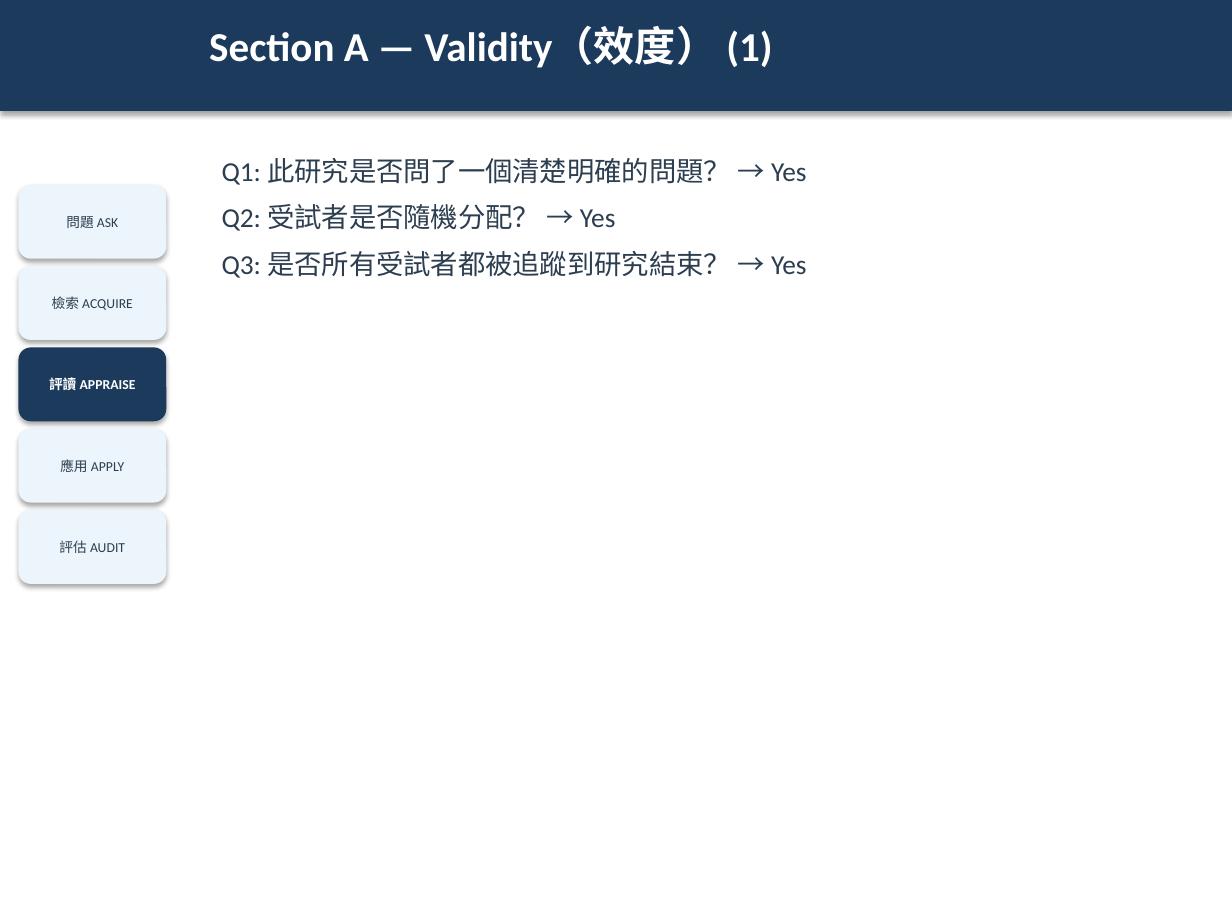
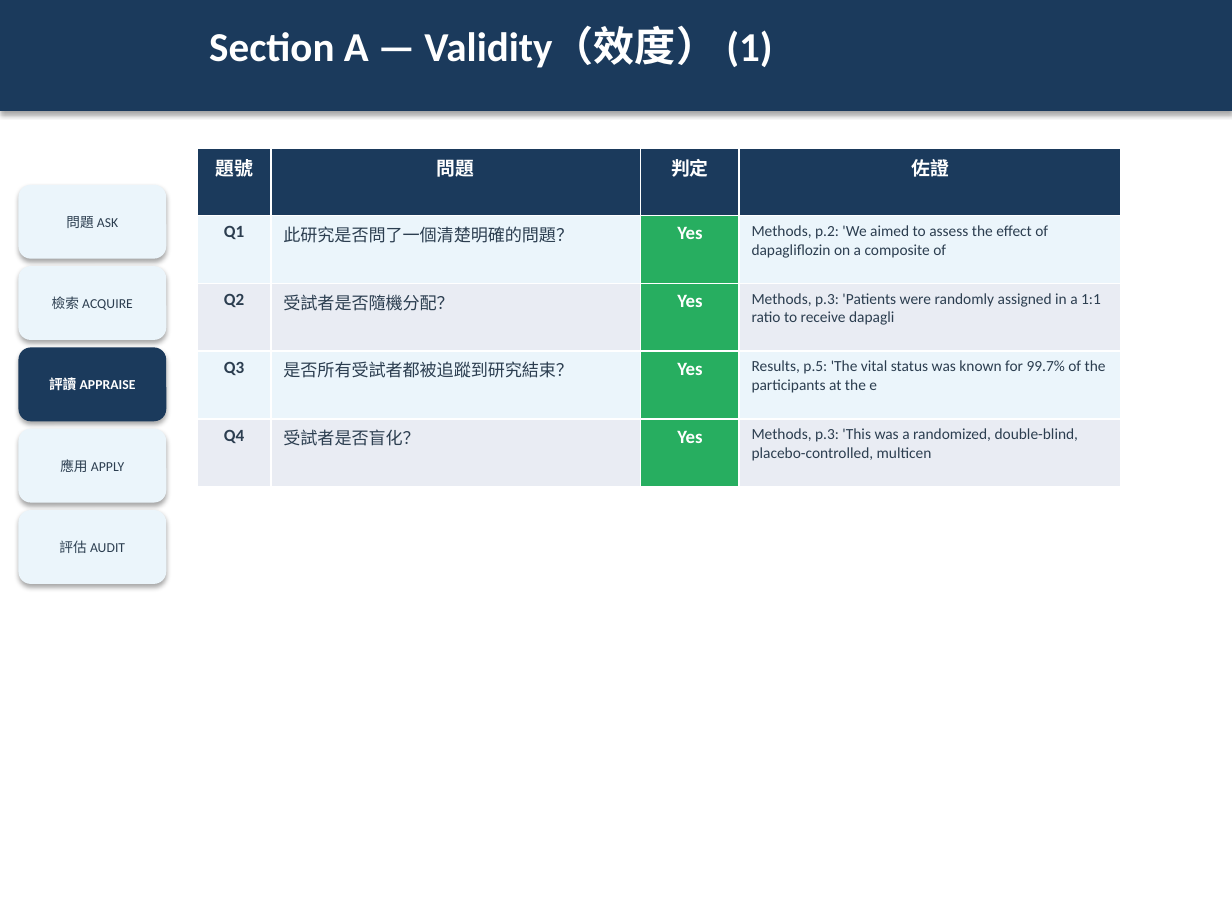
Before and after one commit to platypus31/ebm-report-pipeline, a slide deck: slide 24 of projects/example-sglt2i-ckd/06_slides/ebm-report.pptx (slide 11 before the commit). Drawn at 1232x924 pixels with LibreOffice and Linux fonts; fonts in the diff are those of the drawing. Boxes give left, top, right and bottom in pixels: in the first picture for what was removed or moved away, otherwise in the second. Text is boxed around its words. In the diff, an @@ line names an element or a change of style, - is before the commit and + after.

```diff
--- a/projects/example-sglt2i-ckd/06_slides/ebm-report.pptx
+++ b/projects/example-sglt2i-ckd/06_slides/ebm-report.pptx
@@ table added at <box>197,148,1121,487</box>, 5 rows, 4 columns @@
+題號 | 問題 | 判定 | 佐證
+Q1 | 此研究是否問了一個清楚明確的問題？ | Yes | Methods, p.2: 'We aimed to assess the effect of dapagliflozin on a composite of
+Q2 | 受試者是否隨機分配？ | Yes | Methods, p.3: 'Patients were randomly assigned in a 1:1 ratio to receive dapagli
+Q3 | 是否所有受試者都被追蹤到研究結束？ | Yes | Results, p.5: 'The vital status was known for 99.7% of the participants at the e
+Q4 | 受試者是否盲化？ | Yes | Methods, p.3: 'This was a randomized, double-blind, placebo-controlled, multicen
@@ text removed at <box>222,158,807,278</box> @@
-Q1: 此研究是否問了一個清楚明確的問題？ → Yes
-Q2: 受試者是否隨機分配？ → Yes
-Q3: 是否所有受試者都被追蹤到研究結束？ → Yes
```
Also in this commit, not shown: 13 other slides changed, 22 slides added, 3 other files.
